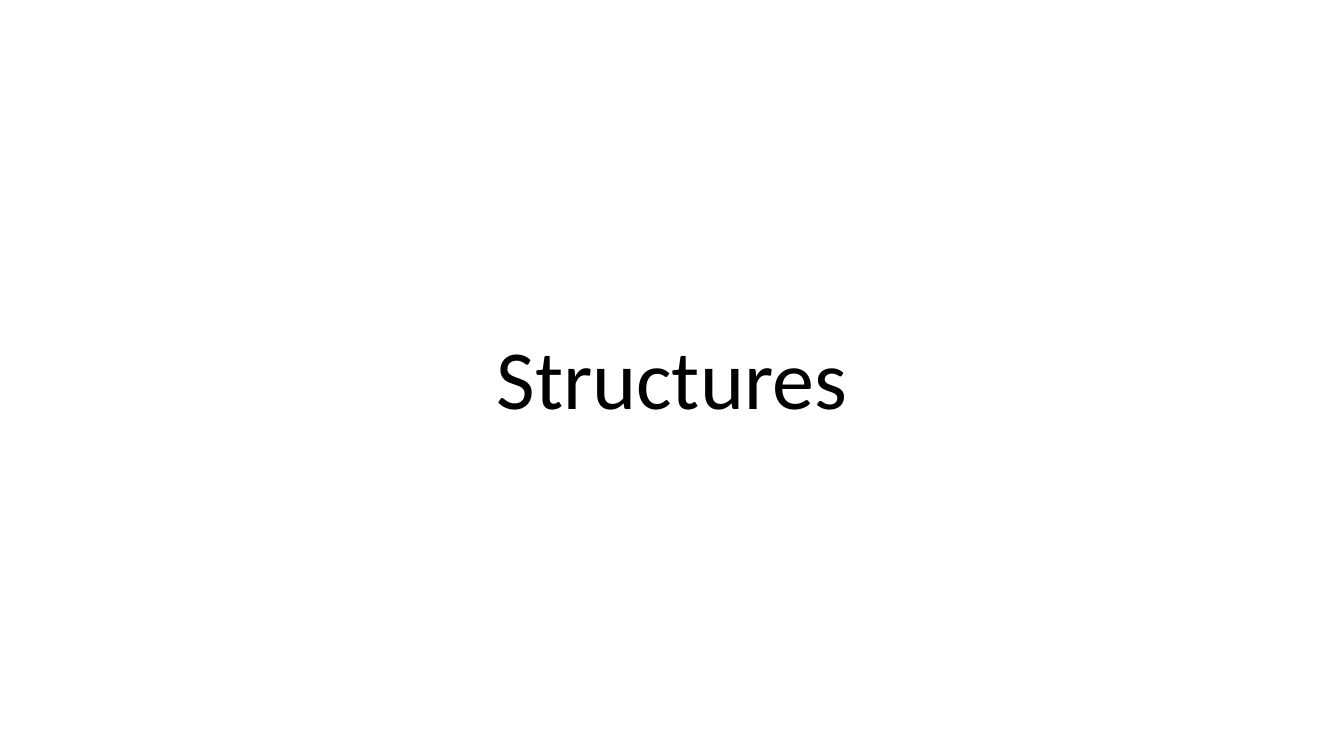
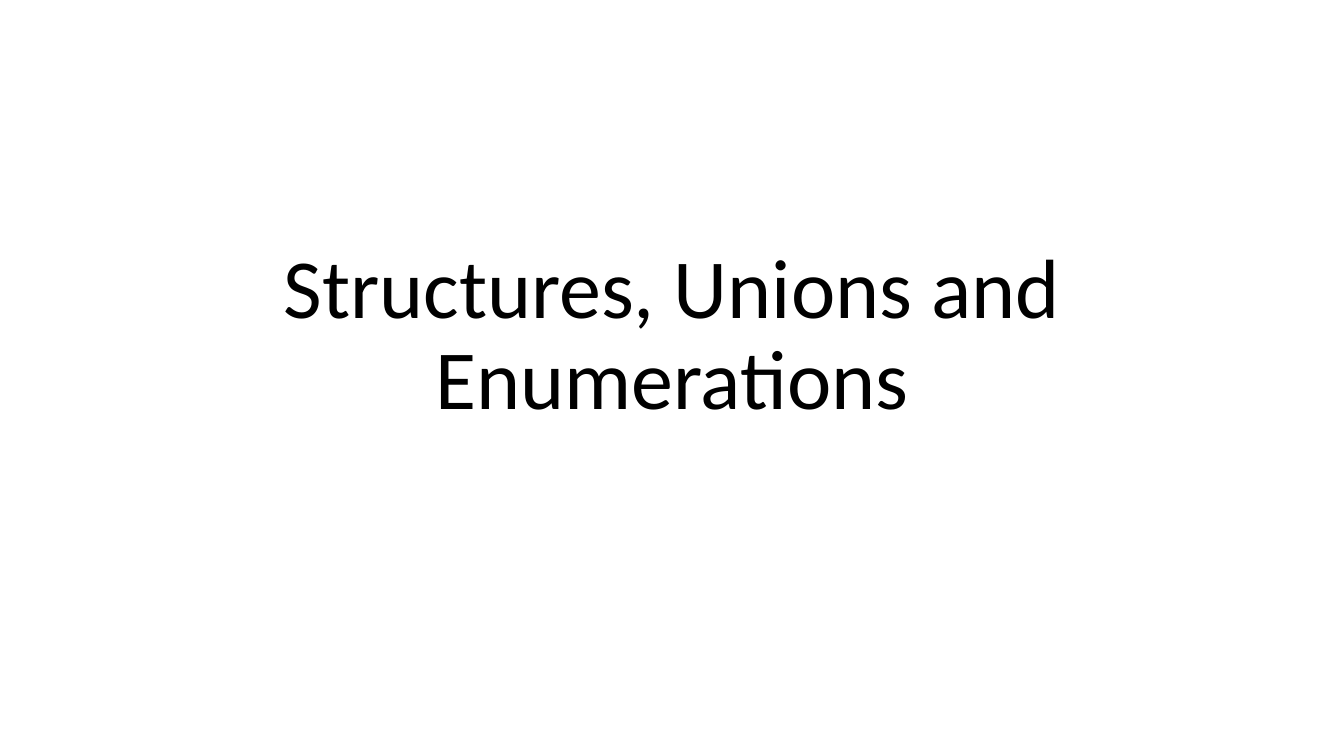
Before and after one commit to dayekuaipao/CPPLearning, a slide deck: slide 14 of week04/Lecture04.pptx. Drawn at 1344x756 pixels with LibreOffice and Linux fonts; fonts in the diff are those of the drawing; background and template pictures are left out. Boxes give left, top, right and bottom in pixels: in the first picture for what was removed or moved away, otherwise in the second. Text is boxed around its words. In the diff, an @@ line names an element or a change of style, - is before the commit and + after.

```diff
--- a/week04/Lecture04.pptx
+++ b/week04/Lecture04.pptx
@@ title at (284,259,1059,410): text changed @@
-Structures
+Structures, Unions and Enumerations
```
Also in this commit, not shown: 3 other slides changed, 9 slides added, 3 slides removed, 7 other files.
